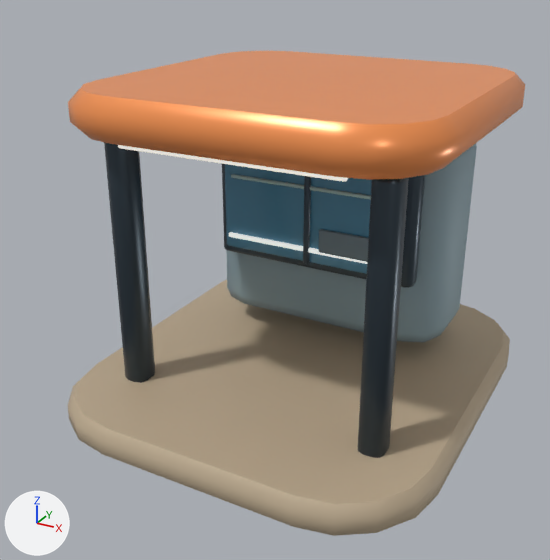
One commit to the glTF model assets/models/regions/metro_truck_park_2.glb: the scene before it, then after it.
One viewpoint serves both versions: a 50 mm lens placed at (7.2, -4.16, 3.13), pointed at (4.76, 0.27, 0.91). The axes (+X, +Y, +Z) are drawn at lower left. The lights are the same throughout. The first picture is the older version. Vertices at exactly the same position are counted once.

Objects in the first picture: 'TruckPark2'.
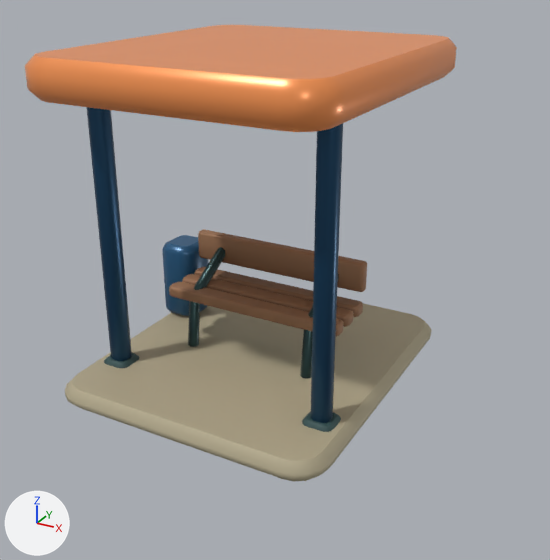
The change, as a list of edits to the scene's bpy script:
```text
Change me_truckpark2:
    used by ob_truckpark2; location = (0.0, 0.0, 0.0)
    remove me_truckpark2.from_pydata(...)  # 880 vertices, 1712 faces; spans x 3.54..6.26, y -1.08..2.04, z 0.0..2.32
    add me_truckpark2.from_pydata(...)  # 908 vertices, 1756 faces; spans x 3.41..5.58, y -0.73..1.75, z 0.0..2.51
    me_truckpark2 part 1: the loose piece of 72 vertices spanning x 4.11..5.68, y 0.56..0.73, z 0.9..1.79 is scaled about its middle by (0.97, 0.594, 0.257), then moved by (-0.4, 0.16, -0.52), in mat_ceramic
    me_truckpark2 part 2: the loose piece of 72 vertices spanning x 4.88..4.92, y 0.47..0.51, z 0.99..1.72 is scaled about its middle by (3.11, 3.11, 3.25), then moved by (-1.26, -0.66, -0.16)
    me_truckpark2 part 3: the loose piece of 80 vertices spanning x 3.54..6.26, y -1.08..2.04, z 0.0..0.22 is rebuilt with 80 vertices and now spans x 3.42..5.58, y -0.73..1.75, z 0.0..0.16
    me_truckpark2 part 4: the loose piece of 80 vertices spanning x 3.64..6.16, y -0.77..1.73, z 2.04..2.32 is rebuilt with 80 vertices and now spans x 3.42..5.58, y -0.73..1.75, z 2.23..2.51
    me_truckpark2 part 5: 7 loose pieces with 504 vertices, spanning x 3.89..5.91, y -0.61..0.58, z 0.03..2.05, are deleted
    me_truckpark2 part 6: 72 vertices removed from x 3.95..5.85, y 0.69..1.59, z 0.35..1.92; 556 vertices added at x 3.41..5.48, y -0.29..1.0, z 0.0..2.37
    other edits to the shape of me_truckpark2 do not show in these pictures
    remove me_truckpark2.materials.append(mat_tint)
```

What differs and where, as boxes [x1, y1, x2, y2] in the pictures (550 x 560 px; the box of a moved part takes in the faces that stretch with it):
'TruckPark2', reshaped
    before: [68, 51, 525, 536]
    after: [25, 25, 457, 482]
part 1 of me_truckpark2, moved or reshaped
    before: [222, 164, 425, 288]
    after: [198, 229, 367, 292]
part 2 of me_truckpark2, moved or reshaped
    before: [303, 176, 311, 264]
    after: [87, 107, 132, 361]
part 3 of me_truckpark2, rebuilt
    before: [68, 280, 510, 536]
    after: [65, 303, 431, 482]
part 4 of me_truckpark2, rebuilt (17% shorter)
    before: [68, 51, 525, 180]
    after: [25, 25, 457, 132]
part 5 of me_truckpark2, deleted
    before: [104, 142, 409, 458]
part 6 of me_truckpark2, reshaped
    before: [226, 143, 477, 342]
    after: [104, 124, 363, 432]
